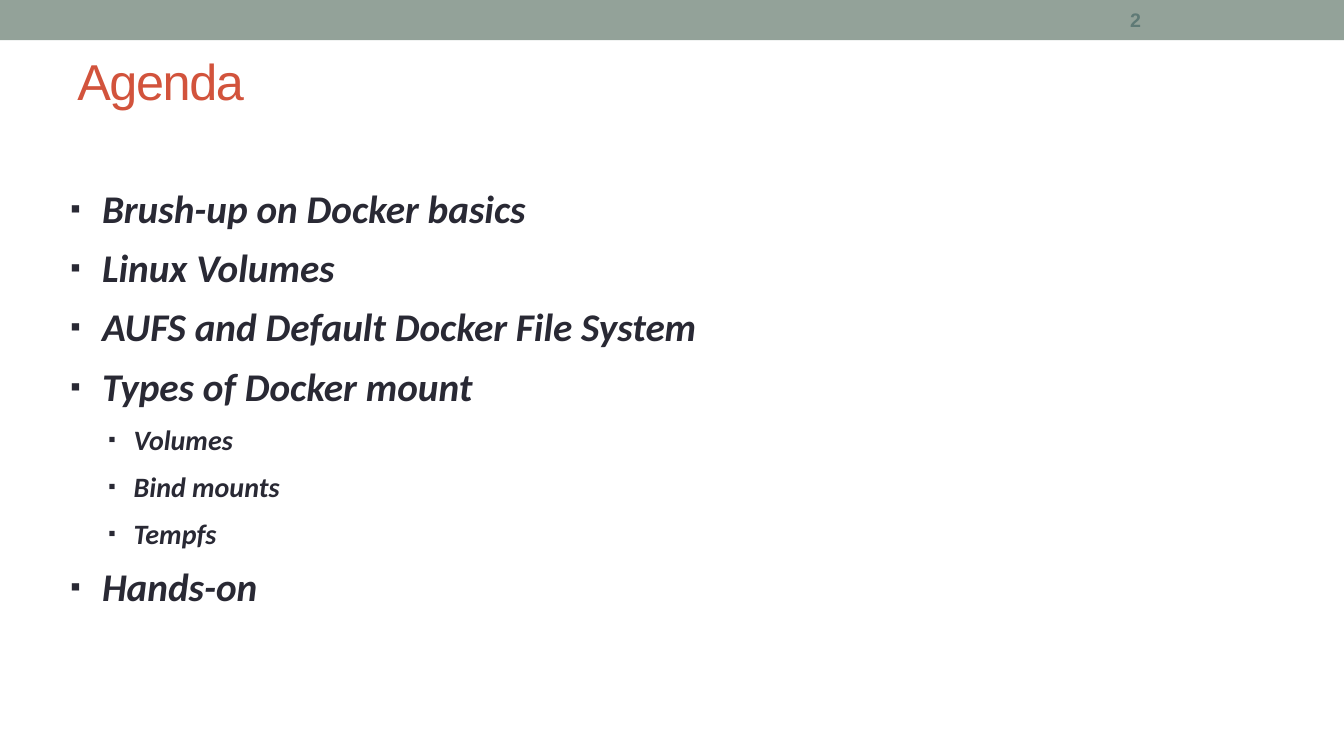
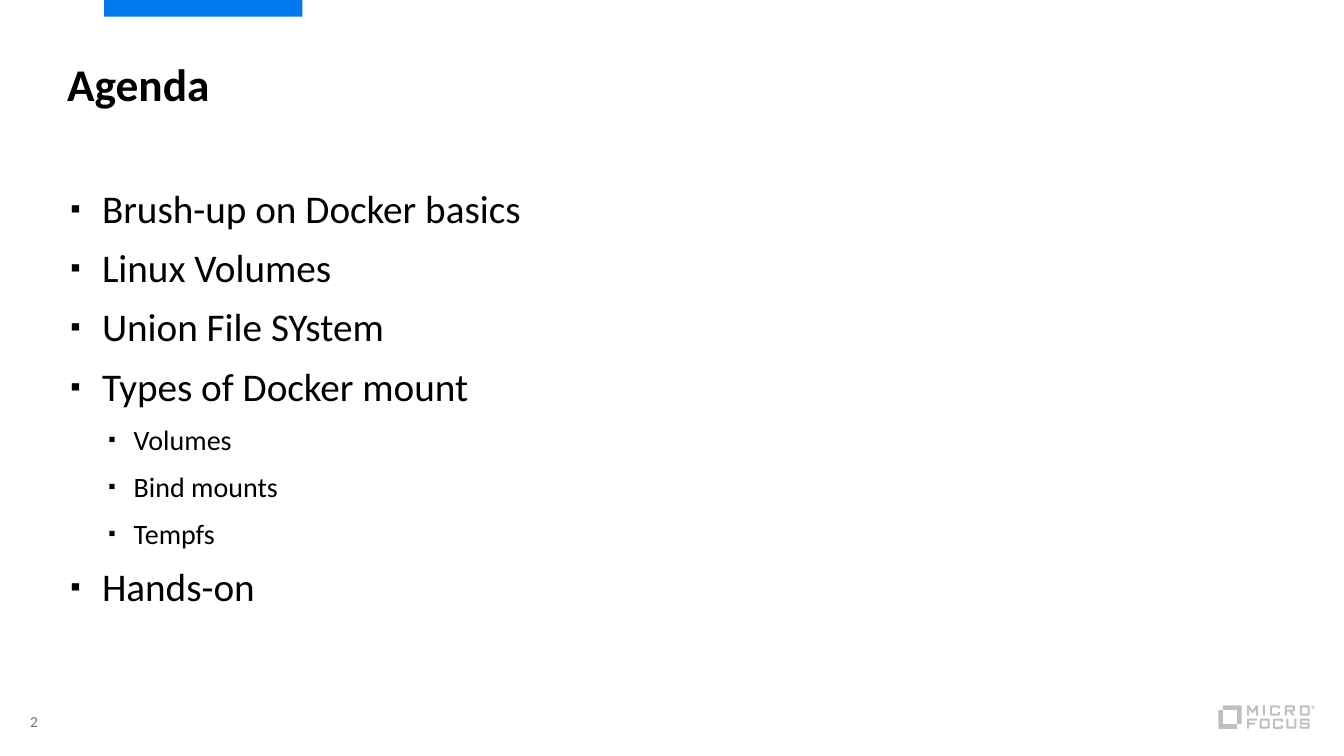
Before and after one commit to shrey-d/msrit-docker, a slide deck: slide 2 of Session_3/01_Docker_Storage.pptx. Drawn at 1344x756 pixels with LibreOffice and Linux fonts; fonts in the diff are those of the drawing. Boxes give left, top, right and bottom in pixels: in the first picture for what was removed or moved away, otherwise in the second. Text is boxed around its words. In the diff, an @@ line names an element or a change of style, - is before the commit and + after.

```diff
--- a/Session_3/01_Docker_Storage.pptx
+++ b/Session_3/01_Docker_Storage.pptx
@@ rectangle removed at [0,0,1344,40] @@
@@ rectangle added at [104,0,302,17], fill #0079EF @@
@@ title "Agenda" at [67,69,209,109]: size 36 to 32.4 pt, font Arial to Calibri, text colour #D2533C to #000000, letter spacing -1 to 0 pt, bold on; line spacing 1 to 0.9; vertical alignment middle to top @@
@@ text at [102,195,521,602]: text colour #292934 to #000000, bold off, italic off in "Brush-up on Docker basics", "Linux Volumes", "Types of Docker mount", "Volumes" and 3 more places @@
@@ text at [102,313,384,342]: text changed; text colour #292934 to #000000; bold off; italic off @@
-▪ AUFS and Default Docker File System
+▪ Union File SYstem
@@ page number: place and size @@
-page number at [1130,14,1141,27]
+page number at [30,717,38,727]
@@ page number at [30,717,38,727]: size 14 to 11 pt, font Arial to Calibri, bold off @@
@@ group added at [1219,706,1316,729]: 12 freeform shapes, 1 rectangle @@
```
Also in this commit, not shown: 14 other slides changed, 1 slide added, 1 slide removed, 2 other files.
